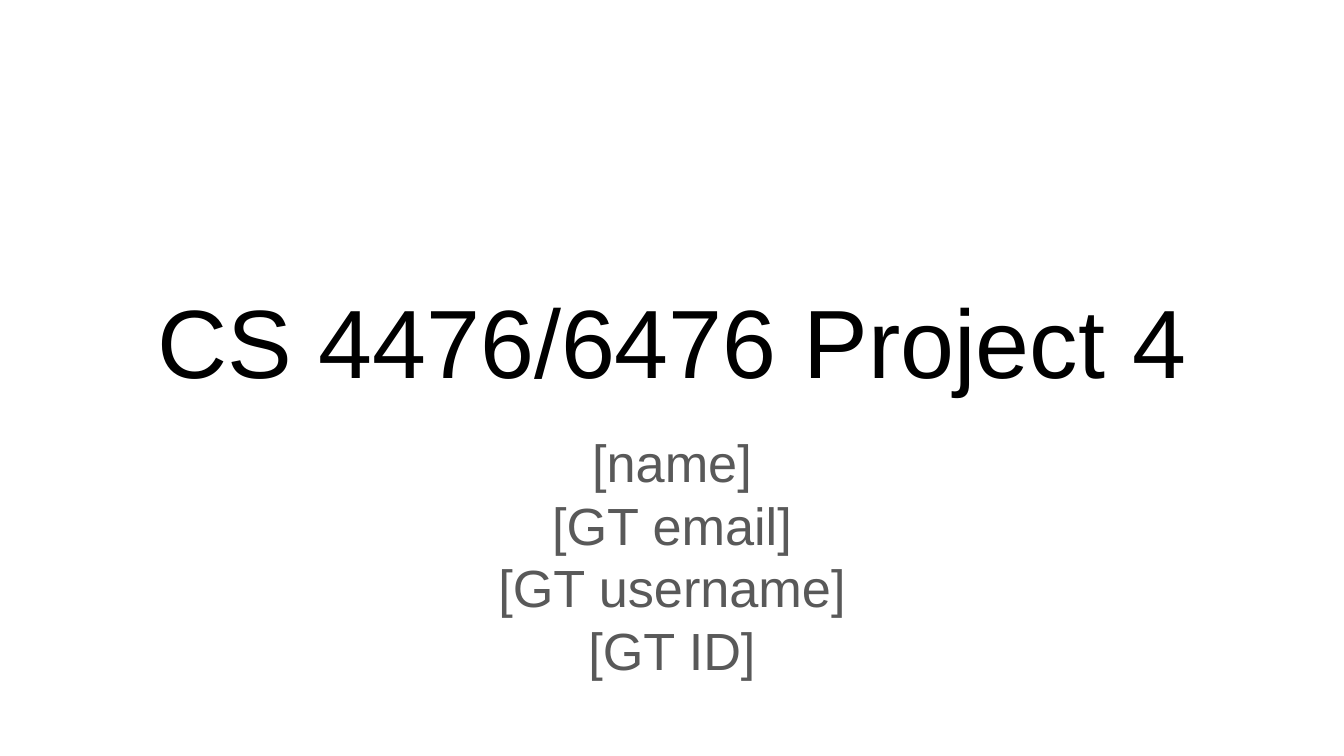
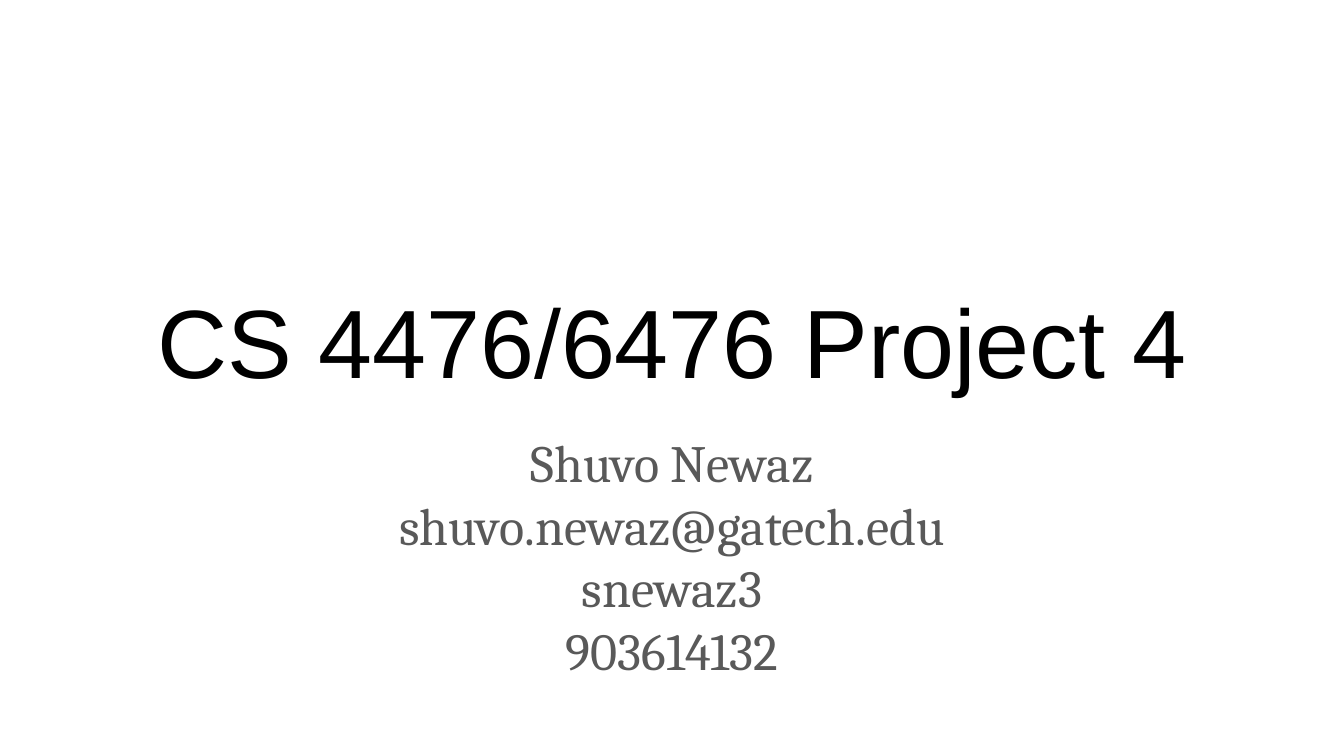
Before and after one commit to ShuvoNewaz/CS-6476-Projects-Fall2022, a slide deck: slide 1 of docs/proj4_report.pptx. Drawn at 1344x756 pixels with LibreOffice and Linux fonts; fonts in the diff are those of the drawing. Boxes give left, top, right and bottom in pixels: in the first picture for what was removed or moved away, otherwise in the second. Text is boxed around its words. In the diff, an @@ line names an element or a change of style, - is before the commit and + after.

```diff
--- a/docs/proj4_report.pptx
+++ b/docs/proj4_report.pptx
@@ subtitle at bbox=[399, 445, 945, 671]: text changed; font Arial to Cambria @@
-[name]
-[GT email]
-[GT username]
-[GT ID]
+Shuvo Newaz
+shuvo.newaz@gatech.edu
+snewaz3
+903614132
```
Also in this commit, not shown: 13 other slides changed, 1 slide added, 14 other files.
